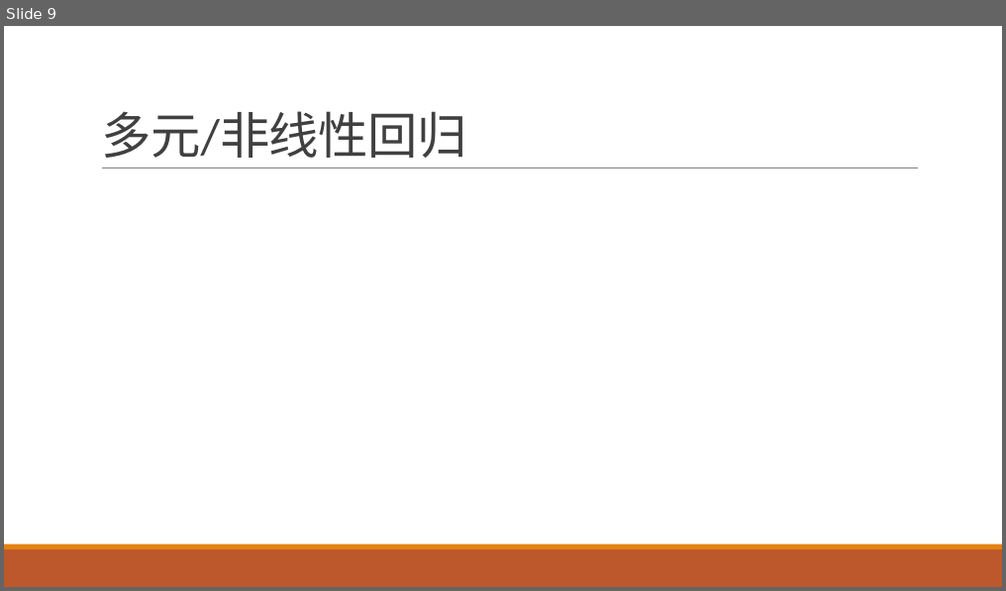
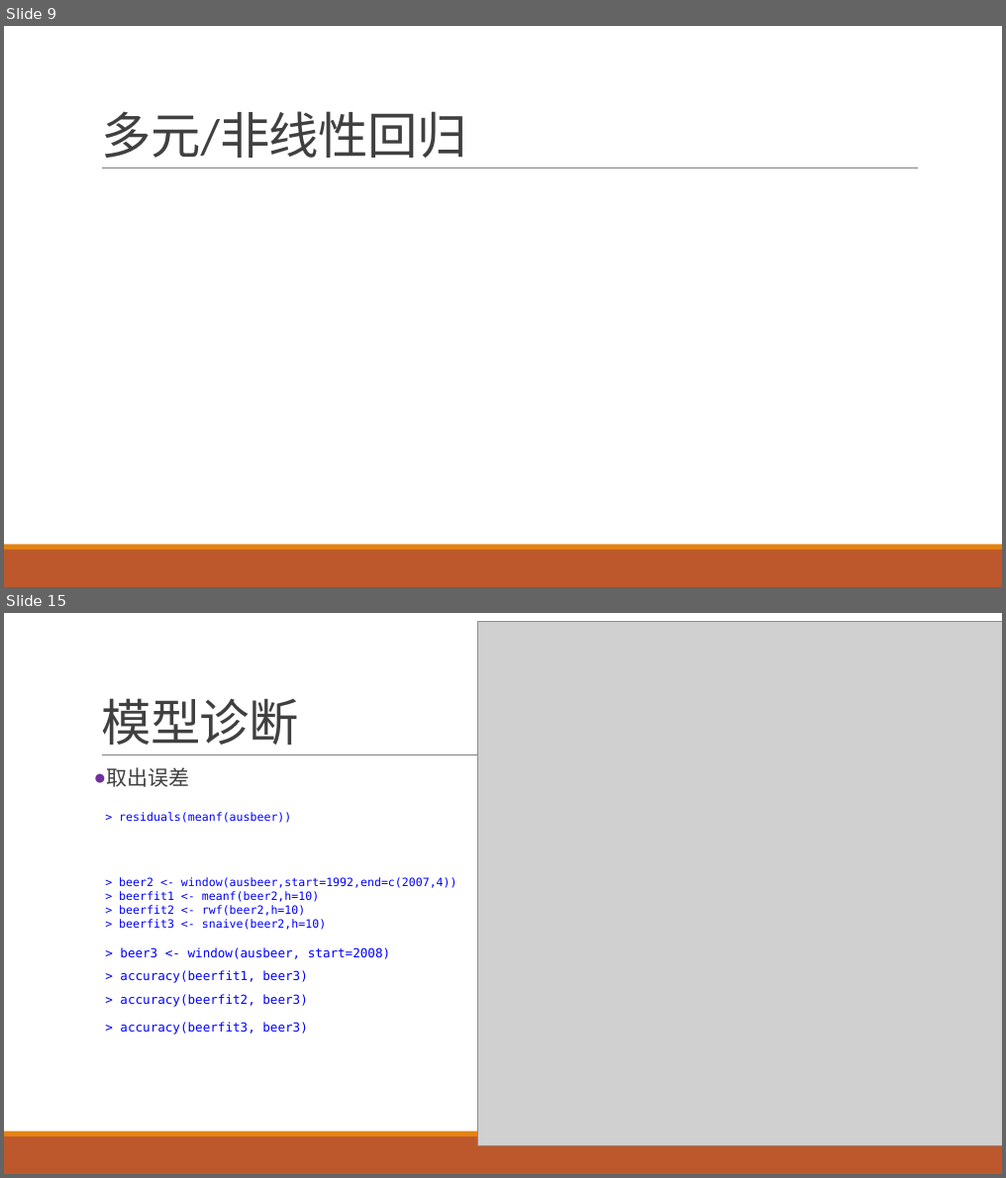
Before and after one commit to exoplanetX/DataAnalytics, a slide deck: 实验-7-预测.pptx. Shown one above the other, each under a label of ours: slide 9 before the commit, slides 9 and 15 after it; the slides between them are not shown. The pictures are 1006x591 and 1006x1178 pixels, drawn with LibreOffice and Linux fonts; fonts in the diff are those of the drawing; grey boxes stand for pictures. Boxes give left, top, right and bottom in pixels: in the first picture for what was removed or moved away, otherwise in the second. Text is boxed around its words. In the diff, an @@ line names an element or a change of style, - is before the commit and + after.

```diff
--- a/实验-7-预测.pptx
+++ b/实验-7-预测.pptx
@@ slide 15 added at (4, 613, 1002, 1174), background #FFFFFF; not listed: 3 template elements that a slide beside it also shows @@
@@ picture added at (478, 622, 1002, 1146) @@
@@ title added at (101, 698, 299, 745), 48 pt, text #404040 @@
+模型诊断
@@ text added at (106, 767, 189, 787), 20 pt, text #404040 @@
+● 取出误差
@@ rectangle added at (105, 810, 293, 824), fill #FFFFFF, 11 pt, text #0000FF @@
+> residuals(meanf(ausbeer))
@@ rectangle added at (105, 875, 466, 931), fill #FFFFFF, 11 pt, text #0000FF @@
+> beer2 <- window(ausbeer,start=1992,end=c(2007,4))
+> beerfit1 <- meanf(beer2,h=10)
+> beerfit2 <- rwf(beer2,h=10)
+> beerfit3 <- snaive(beer2,h=10)
@@ rectangle added at (105, 946, 394, 960), fill #FFFFFF, 12 pt, text #0000FF @@
+> beer3 <- window(ausbeer, start=2008)
@@ rectangle added at (105, 967, 311, 983), fill #FFFFFF, 12 pt, text #0000FF @@
+> accuracy(beerfit1, beer3)
@@ text added at (120, 994, 307, 1007), 12 pt, text #0000FF @@
+> accuracy(beerfit2, beer3)
@@ text added at (120, 1022, 307, 1035), 12 pt, text #0000FF @@
+> accuracy(beerfit3, beer3)
```
Also in this commit, not shown: 2 slides changed, 4 other slides added, 1 slide removed, 1 other file.
